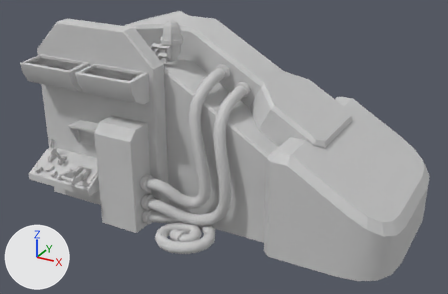
Before and after pictures for a commit that changed the FBX model Assets/ueda/Factory/factory_line_item_out.FBX.
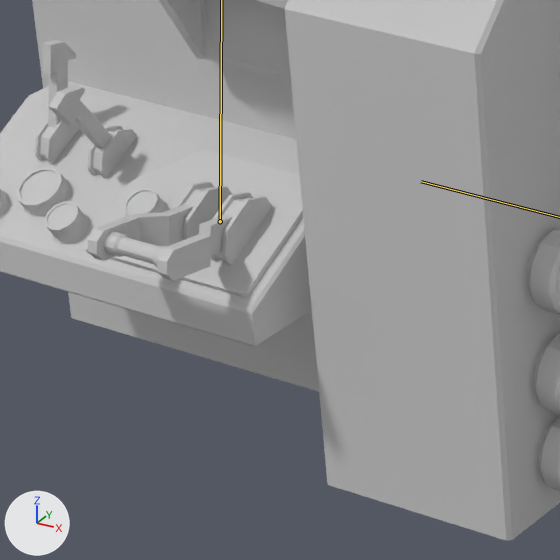
There are two pictures of each version: one whole from a 50 mm camera at (4.1, -9.01, 5.44) aimed at (-0.52, -0.6, 1.23), one close up on the part from 9% to 33% of the width and 45% to 80% of the height. Every picture has the same lights, and +X, +Y and +Z are marked at lower left. The bones that bend it are drawn over the model as lines in the close-ups.

Objects in the first close-up: 'Factory_itemout'.
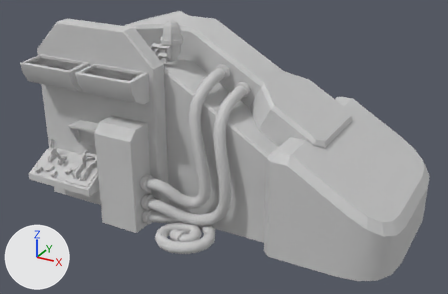
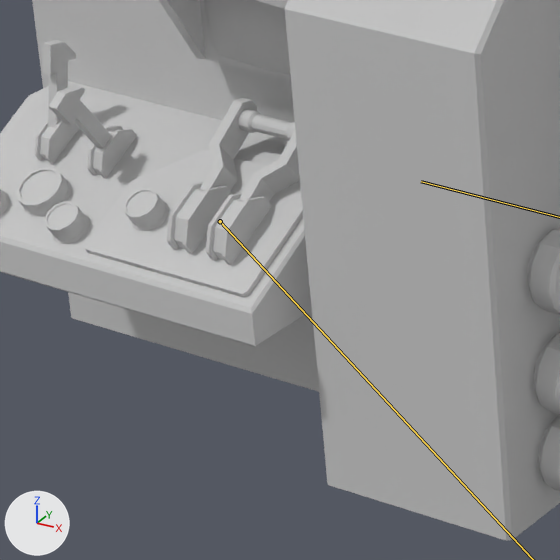
The newer file adds an action. The first version stands in its rest pose; the second is drawn at frame 40 of the action 'Take 001'.

Diff of the bpy script that builds the scene:
```diff
--- a/Assets/ueda/Factory/factory_line_item_out.FBX.py
+++ b/Assets/ueda/Factory/factory_line_item_out.FBX.py
@@ bone_factory_itemout_bone_01 @@
 bone_factory_itemout_bone_01 = bpy.data.objects['Armature'].pose.bones['Factory_itemout_bone_01']  # child of 'Factory_itemout_bone_parent'
-bone_factory_itemout_bone_01.rotation_quaternion = (1.0, 0.0, 0.0, 0.0)  # degrees (0, 0, 0)
+bone_factory_itemout_bone_01.rotation_quaternion = (0.377, 0.0, 0.0, 0.926)  # degrees (0, 0, 136)
```

Changed parts and their boxes (x1, y1, x2, y2) in the close-ups (560 x 560 px):
'Factory_itemout', posed: (0, 0, 560, 541) in both
